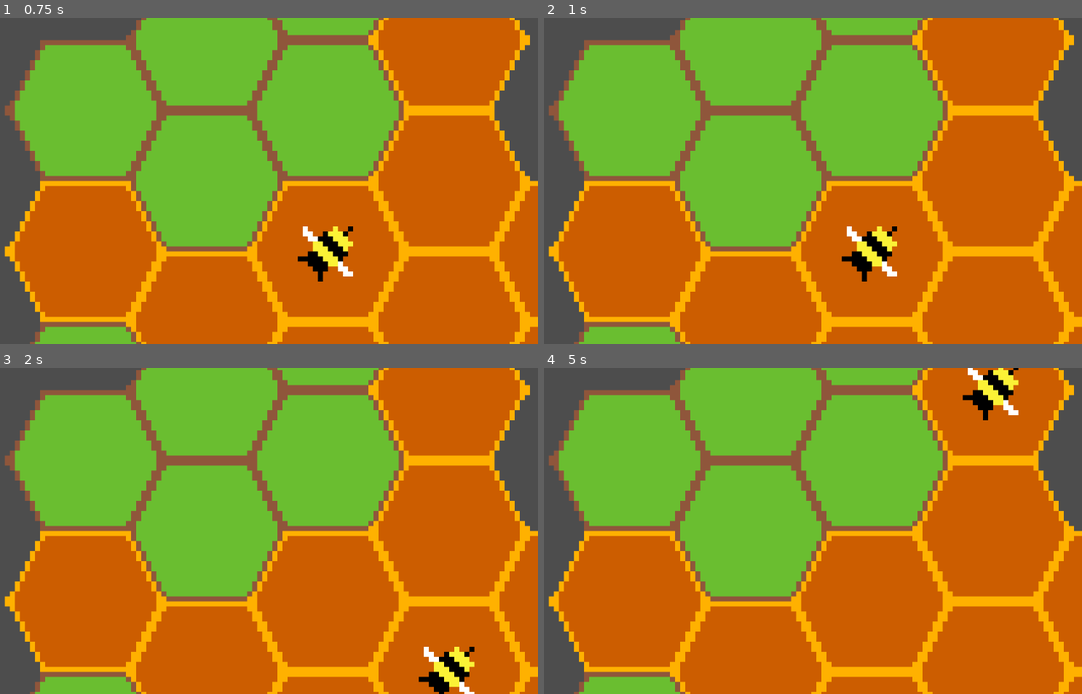
Above: before the commit, frames 1-4 (two rows, left to right).
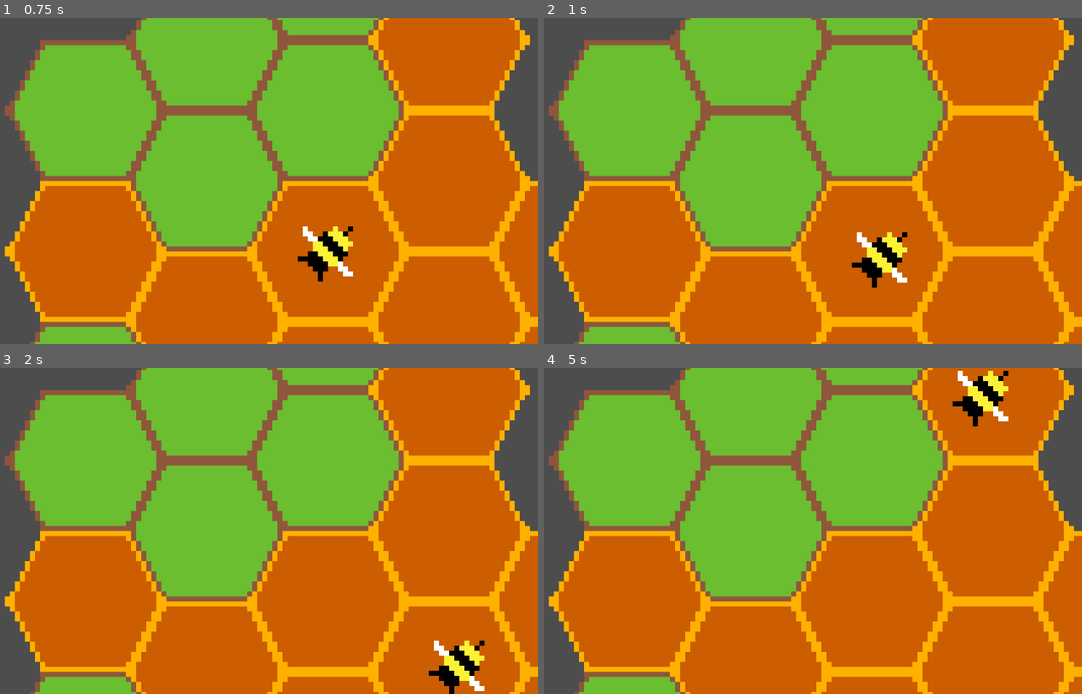
Above: after the commit, the same moments.

Repository: OscarDebra/Bee-Factory-Game
Game: Godot game, scene res://scenes/main.tscn
Two runs of this game, one before a commit and one after it. Both use one fixed random seed, a clock stepped at 60 frames per second and the inputs below.
Inputs:
- Up to frame 1 (0.75 s): tap Enter at 0.5 s
- Up to frame 2 (1 s): no input
- Up to frame 3 (2 s): no input
- Up to frame 4 (5 s): tap Space at 2.75 s; tap Enter at 3.5 s

Frame 1 is identical in both runs. In frame 2, 1.0% of the frame differs, in the area x 55-68%, y 63-83%; in frame 3, 1.3%; in frame 4, 1.3%, in the area x 75-89%, y 0-19%.

Commit message:
Updated overlay_tilemap so mads can edit

Diff:
--- a/scenes/main.tscn
+++ b/scenes/main.tscn
@@ -25,11 +25,12 @@
 tile_map_data = PackedByteArray("AAABAAIAAAAAAAAAAAACAAIAAAAAAAAAAAABAAEAAAAAAAAAAAACAAEAAAAAAAAAAAADAAEAAAAAAAAAAAACAA …(720 unchanged characters)…
 tile_set = SubResource("TileSet_nxiqb")
 
-[node name="Bee" parent="." instance=ExtResource("3_tefeu")]
-
 [node name="Camera2D" type="Camera2D" parent="."]
 script = ExtResource("4_o6xl0")
 
 [node name="GlobalTickTimer" type="Timer" parent="."]
 
+[node name="Bee" parent="." instance=ExtResource("3_tefeu")]
+position = Vector2(16, 14)
+
 [connection signal="timeout" from="GlobalTickTimer" to="." method="_on_tick_timer_timeout"]
--- a/scripts/bee.gd
+++ b/scripts/bee.gd
@@ -1,15 +1,6 @@
 extends Node2D
 
 @onready var my_tilemap = get_parent().get_node("TileMapLayer")
-
-const HEX_DIRS := [
-	Vector2i(1, 0),
-	Vector2i(1, -1),
-	Vector2i(0, -1),
-	Vector2i(-1, 0),
-	Vector2i(-1, 1),
-	Vector2i(0, 1),
-]
 
 const path := [
 	Vector2i(1, 0),
@@ -20,7 +11,7 @@
 	Vector2i(0, 1),
 ]
 
-var path_index: int = 0
+var path_index := 0
 var map_position := Vector2i(0, 0)
 
 var is_moving := false
@@ -31,7 +22,7 @@
 
 func _ready() -> void:
 	get_tree().get_root().get_node("main").global_tick.connect(_on_global_tick)
-	global_position = my_tilemap.map_to_local(Vector2i(0, 0))
+	map_position = my_tilemap.local_to_map(global_position)
 
 
 func _process(delta) -> void:
@@ -45,11 +36,9 @@
 			is_moving = false
 			move_progress = 0.0
 		else:
-			# Smooth interpolation
 			global_position = start_position.lerp(target_position, move_progress)
 
 func _on_global_tick():
-
 	if path_index == path.size():
 		path_index = 0
 
Binary file changed: assets/overlay_tilemap.aseprite
Not shown, changed: .DS_Store
Not shown, changed: assets/.DS_Store
